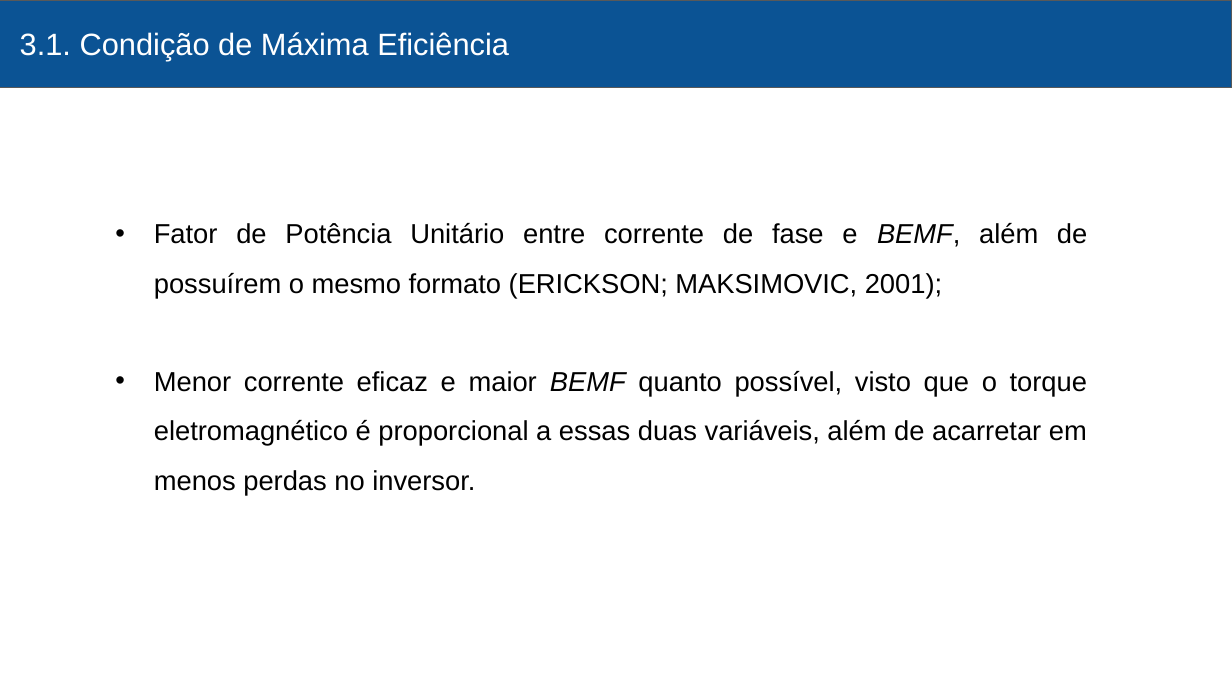
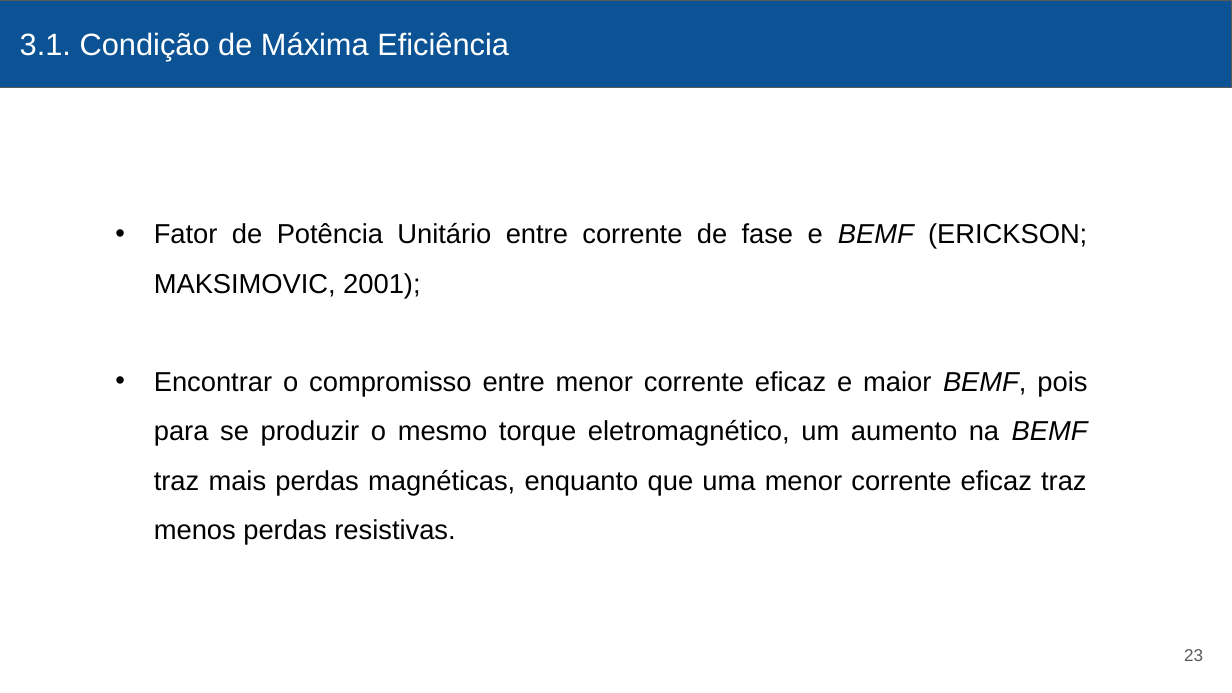
Before and after one commit to victormenegon/texto, a slide deck: slide 23 of ApresentacaoTCC.pptx (slide 24 before the commit). Drawn at 1232x693 pixels with LibreOffice and Linux fonts; fonts in the diff are those of the drawing. Boxes give left, top, right and bottom in pixels: in the first picture for what was removed or moved away, otherwise in the second. Text is boxed around its words. In the diff, an @@ line names an element or a change of style, - is before the commit and + after.

```diff
--- a/ApresentacaoTCC.pptx
+++ b/ApresentacaoTCC.pptx
@@ text at [154,223,1088,544]: text changed @@
-• Fator de Potência Unitário entre corrente de fase e BEMF, além de possuírem o mesmo formato (ERICKSON; MAKSIMOVIC, 2001);
-• Menor corrente eficaz e maior BEMF quanto possível, visto que o torque eletromagnético é proporcional a essas duas variáveis, além de acarretar em menos perdas no inversor.
+• Fator de Potência Unitário entre corrente de fase e BEMF (ERICKSON; MAKSIMOVIC, 2001);
+• Encontrar o compromisso entre menor corrente eficaz e maior BEMF, pois para se produzir o mesmo torque eletromagnético, um aumento na BEMF traz mais perdas magnéticas, enquanto que uma menor corrente eficaz traz menos perdas resistivas.
@@ page number added at [1184,649,1203,661], 10 pt, text #595959 @@
+23
```
Also in this commit, not shown: 40 other slides changed, 5 slides added, 11 slides removed, 1 other file.
